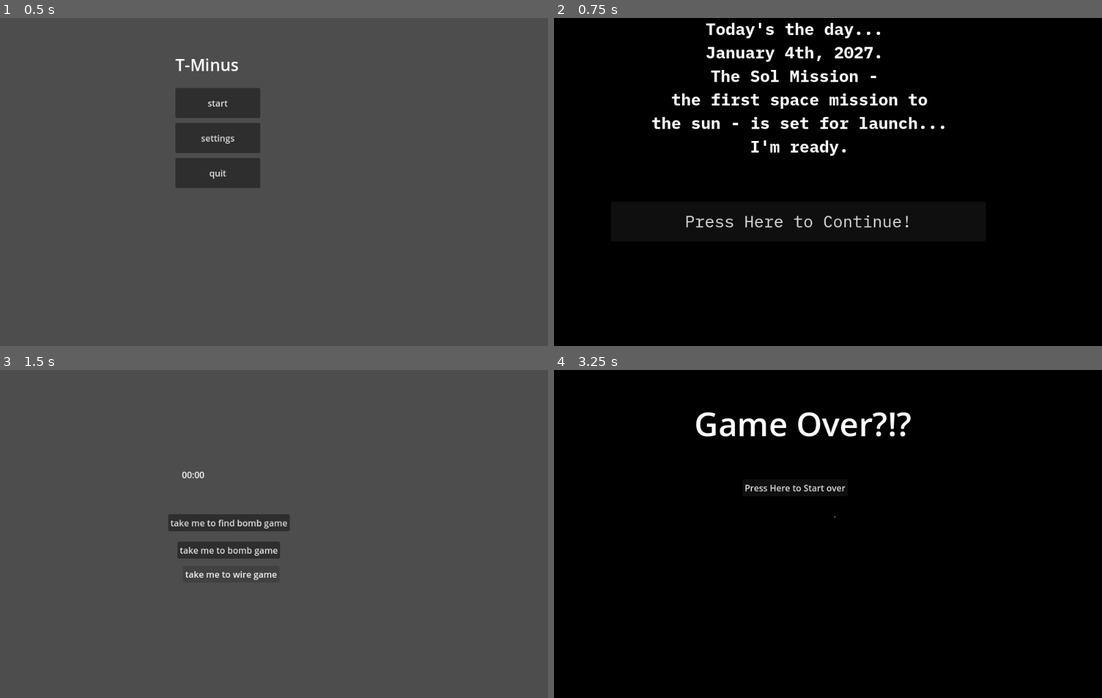
Above: before the commit, frames 1-4 (two rows, left to right).
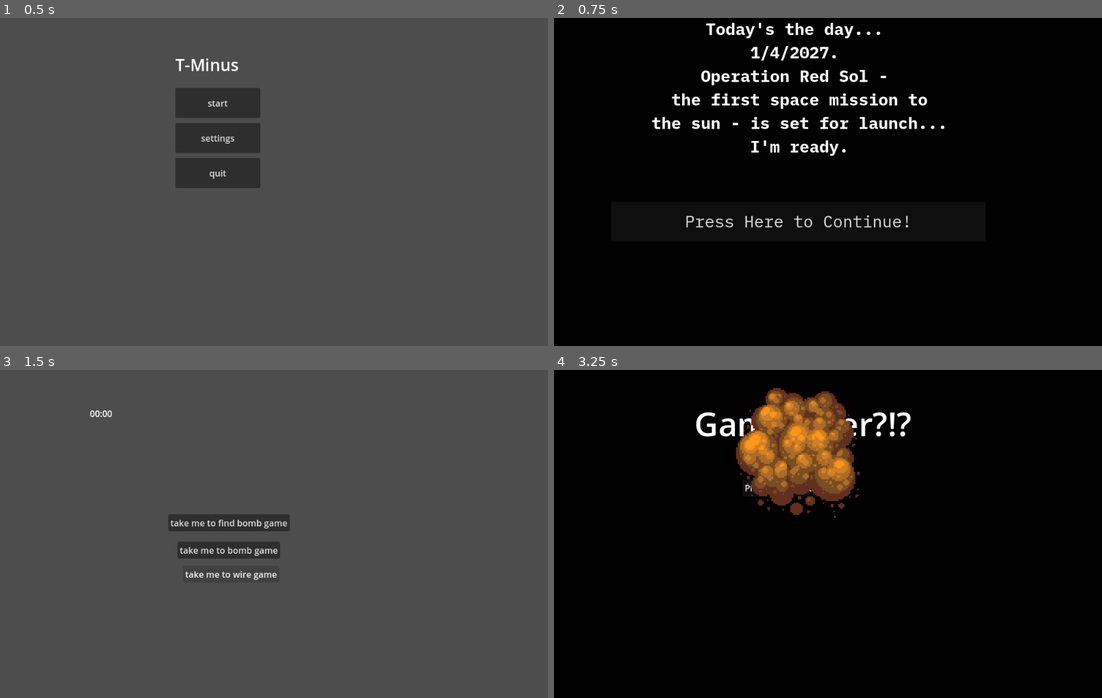
Above: after the commit, the same moments.

Repository: TheMillsheistyoftheEast/T-Minus
Game: Godot game, scene res://scenes/menu.tscn
The game is run twice, just before and just after one commit, with the same random seed, the same clock (stepped at 60 frames per second) and the same inputs.
Inputs:
- Up to frame 1 (0.5 s): no input
- Up to frame 2 (0.75 s): click "start" at 0.5 s
- Up to frame 3 (1.5 s): click "Press Here to Continue!" at 1.25 s
- Up to frame 4 (3.25 s): click "take me to wire game" at 2 s; click "YELLOW WIRE" at 2.75 s

Frame 1 is identical in both runs. In frame 2, 1.3% of the frame differs, in the area x 26-61%, y 8-21%; in frame 3, 0.1%; in frame 4, 6.1%, in the area x 33-56%, y 5-45%.

Commit message:
basically finished the game

Diff:
--- /dev/null
+++ b/scenes/big_explosion.tscn
@@ -0,0 +1,100 @@
+[gd_scene load_steps=15 format=3 uid="uid://d0ugm705a7xhf"]
+
+[ext_resource type="Texture2D" uid="uid://dmj1vtd04vyf3" path="res://Assets/Explosion.png" id="1_2djdd"]
+
+[sub_resource type="AtlasTexture" id="AtlasTexture_7req4"]
+atlas = ExtResource("1_2djdd")
+region = Rect2(0, 0, 96, 96)
+
+[sub_resource type="AtlasTexture" id="AtlasTexture_5lml6"]
+atlas = ExtResource("1_2djdd")
+region = Rect2(96, 0, 96, 96)
+
+[sub_resource type="AtlasTexture" id="AtlasTexture_t64bh"]
+atlas = ExtResource("1_2djdd")
+region = Rect2(192, 0, 96, 96)
+
+[sub_resource type="AtlasTexture" id="AtlasTexture_mm5fs"]
+atlas = ExtResource("1_2djdd")
+region = Rect2(288, 0, 96, 96)
+
+[sub_resource type="AtlasTexture" id="AtlasTexture_108kh"]
+atlas = ExtResource("1_2djdd")
+region = Rect2(384, 0, 96, 96)
+
+[sub_resource type="AtlasTexture" id="AtlasTexture_w72xf"]
+atlas = ExtResource("1_2djdd")
+region = Rect2(480, 0, 96, 96)
+
+[sub_resource type="AtlasTexture" id="AtlasTexture_d38tr"]
+atlas = ExtResource("1_2djdd")
+region = Rect2(576, 0, 96, 96)
+
+[sub_resource type="AtlasTexture" id="AtlasTexture_t2gil"]
+atlas = ExtResource("1_2djdd")
+region = Rect2(672, 0, 96, 96)
+
+[sub_resource type="AtlasTexture" id="AtlasTexture_a5l2y"]
+atlas = ExtResource("1_2djdd")
+region = Rect2(768, 0, 96, 96)
+
+[sub_resource type="AtlasTexture" id="AtlasTexture_5vv7i"]
+atlas = ExtResource("1_2djdd")
+region = Rect2(864, 0, 96, 96)
+
+[sub_resource type="AtlasTexture" id="AtlasTexture_a42ll"]
+atlas = ExtResource("1_2djdd")
+region = Rect2(960, 0, 96, 96)
+
+[sub_resource type="AtlasTexture" id="AtlasTexture_dbags"]
+atlas = ExtResource("1_2djdd")
+region = Rect2(1056, 0, 96, 96)
+
+[sub_resource type="SpriteFrames" id="SpriteFrames_vn2yi"]
+animations = [{
+"frames": [{
+"duration": 1.0,
+"texture": SubResource("AtlasTexture_7req4")
+}, {
+"duration": 1.0,
+"texture": SubResource("AtlasTexture_5lml6")
+}, {
+"duration": 1.0,
+"texture": SubResource("AtlasTexture_t64bh")
+}, {
+"duration": 1.0,
+"texture": SubResource("AtlasTexture_mm5fs")
+}, {
+"duration": 1.0,
+"texture": SubResource("AtlasTexture_108kh")
+}, {
+"duration": 1.0,
+"texture": SubResource("AtlasTexture_w72xf")
+}, {
+"duration": 1.0,
+"texture": SubResource("AtlasTexture_d38tr")
+}, {
+"duration": 1.0,
+"texture": SubResource("AtlasTexture_t2gil")
+}, {
+"duration": 1.0,
+"texture": SubResource("AtlasTexture_a5l2y")
+}, {
+"duration": 1.0,
+"texture": SubResource("AtlasTexture_5vv7i")
+}, {
+"duration": 1.0,
+"texture": SubResource("AtlasTexture_a42ll")
+}, {
+"duration": 1.0,
+"texture": SubResource("AtlasTexture_dbags")
+}],
+"loop": false,
+"name": &"default",
+"speed": 12.0
+}]
+
+[node name="big explosion" type="AnimatedSprite2D"]
+sprite_frames = SubResource("SpriteFrames_vn2yi")
+frame = 11
+frame_progress = 1.0
--- a/scenes/bomb_game.tscn
+++ b/scenes/bomb_game.tscn
@@ -7,20 +7,10 @@
 [sub_resource type="GDScript" id="GDScript_huhyi"]
 script/source = "extends Node2D
 
-enum STATE {
-	COMPLETE,
-	INCOMPLETE
-}
-var state = STATE.INCOMPLETE
+signal gotRightPasswordBombGame
 
-# Called when the node enters the scene tree for the first time.
-func _ready() -> void:
-	pass # Replace with function body.
-
-
-# Called every frame. 'delta' is the elapsed time since the previous frame.
-func _process(_delta: float) -> void:
-	pass
+func _on_keypad_got_right_password_keypad() -> void:
+	gotRightPasswordBombGame.emit()
 "
 
 [node name="BombGame" type="Node2D"]
@@ -37,3 +27,5 @@
 
 [node name="keypad" parent="." instance=ExtResource("3_huhyi")]
 position = Vector2(310, 59)
+
+[connection signal="gotRightPasswordKeypad" from="keypad" to="." method="_on_keypad_got_right_password_keypad"]
--- a/scenes/character.tscn
+++ b/scenes/character.tscn
@@ -6,6 +6,10 @@
 [sub_resource type="CapsuleShape2D" id="CapsuleShape2D_lrhn5"]
 radius = 26.0
 height = 63.0
+
+[sub_resource type="AtlasTexture" id="AtlasTexture_rkhd4"]
+atlas = ExtResource("2_rkhd4")
+region = Rect2(0, 0, 18, 18)
 
 [sub_resource type="AtlasTexture" id="AtlasTexture_my7n2"]
 atlas = ExtResource("2_rkhd4")
@@ -73,6 +77,14 @@
 
 [sub_resource type="SpriteFrames" id="SpriteFrames_u0pwc"]
 animations = [{
+"frames": [{
+"duration": 1.0,
+"texture": SubResource("AtlasTexture_rkhd4")
+}],
+"loop": true,
+"name": &"default",
+"speed": 5.0
+}, {
 "frames": [{
 "duration": 1.0,
 "texture": SubResource("AtlasTexture_my7n2")
@@ -146,11 +158,11 @@
 script = ExtResource("1_rkhd4")
 
 [node name="CollisionShape2D" type="CollisionShape2D" parent="."]
-position = Vector2(-1, -34)
+position = Vector2(-1, -64)
+scale = Vector2(1.5, 1.5)
 shape = SubResource("CapsuleShape2D_lrhn5")
 
 [node name="AnimatedSprite2D" type="AnimatedSprite2D" parent="."]
-position = Vector2(0, -35)
-scale = Vector2(4, 4)
+position = Vector2(0, -65)
+scale = Vector2(6, 6)
 sprite_frames = SubResource("SpriteFrames_u0pwc")
-animation = &"walkdown"
--- a/scenes/cut_the_wires_game.tscn
+++ b/scenes/cut_the_wires_game.tscn
@@ -100,6 +100,14 @@
 offset_right = 40.0
 offset_bottom = 23.0
 
+[node name="messages" type="Label" parent="."]
+offset_left = 155.0
+offset_top = 70.0
+offset_right = 795.0
+offset_bottom = 93.0
+text = "I have to cut the right wire to defuse the bomb!"
+horizontal_alignment = 1
+
 [connection signal="pressed" from="red wire" to="." method="_on_red_wire_pressed"]
 [connection signal="pressed" from="yellow wire" to="." method="_on_yellow_wire_pressed"]
 [connection signal="pressed" from="blue wire" to="." method="_on_blue_wire_pressed"]
--- a/scenes/find_bomb_game.tscn
+++ b/scenes/find_bomb_game.tscn
@@ -1,6 +1,7 @@
-[gd_scene load_steps=15 format=3 uid="uid://cm4j538svw1ii"]
+[gd_scene load_steps=16 format=3 uid="uid://cm4j538svw1ii"]
 
 [ext_resource type="PackedScene" uid="uid://b64qwuek2uxlt" path="res://scenes/character.tscn" id="1_gwuab"]
+[ext_resource type="Script" uid="uid://cihkc3qlu53bw" path="res://scripts/find_bomb_game.gd" id="1_uv63m"]
 [ext_resource type="Texture2D" uid="uid://7yr4jq2sns1f" path="res://Assets/CockpitFloor.png" id="2_ijl5l"]
 [ext_resource type="Texture2D" uid="uid://b772mhiq1j3bn" path="res://Assets/Bomb_Overworld.png" id="2_vu7lq"]
 [ext_resource type="Texture2D" uid="uid://b0fm8g4klhhbm" path="res://Assets/CockpitWall.png" id="3_8maam"]
@@ -8,12 +9,8 @@
 
 [sub_resource type="PlaceholderTexture2D" id="PlaceholderTexture2D_gwuab"]
 
-[sub_resource type="GDScript" id="GDScript_gwuab"]
-script/source = "extends Button
-
-func _on_pressed() -> void:
-	get_tree().change_scene_to_file(\"res://scenes/bomb_game.tscn\")
-"
+[sub_resource type="CircleShape2D" id="CircleShape2D_uv63m"]
+radius = 8.40238
 
 [sub_resource type="RectangleShape2D" id="RectangleShape2D_gwuab"]
 size = Vector2(246, 500)
@@ -39,42 +36,46 @@
 size = Vector2(813, 185)
 
 [node name="Find Bomb Game" type="Node2D"]
-position = Vector2(8, 76)
-scale = Vector2(0.99727, 1.04162)
+script = ExtResource("1_uv63m")
 
-[node name="Button" type="Button" parent="."]
-offset_left = 317.0
-offset_top = -29.0
-offset_right = 401.0
-offset_bottom = 56.0
+[node name="Bomb Button" type="Button" parent="."]
+offset_left = 331.187
+offset_top = 83.9374
+offset_right = 415.187
+offset_bottom = 168.937
 icon = SubResource("PlaceholderTexture2D_gwuab")
-script = SubResource("GDScript_gwuab")
 metadata/_edit_use_anchors_ = true
 
 [node name="CockpitFloor" type="Sprite2D" parent="."]
-position = Vector2(459, 230)
+position = Vector2(473.187, 342.937)
 scale = Vector2(9.59149, 6.29243)
 texture = ExtResource("2_ijl5l")
 
 [node name="BombOverworld" type="Sprite2D" parent="."]
-position = Vector2(359.983, 10.5605)
+position = Vector2(374.17, 123.498)
 scale = Vector2(5, 5)
 texture = ExtResource("2_vu7lq")
 
+[node name="Bomb Collider" type="CollisionShape2D" parent="."]
+position = Vector2(373, 129)
+scale = Vector2(5, 5)
+shape = SubResource("CircleShape2D_uv63m")
+
 [node name="CockpitControls" type="Sprite2D" parent="."]
-position = Vector2(656.793, 216.49)
+position = Vector2(670.98, 329.427)
 scale = Vector2(5.41685, 5.06446)
 texture = ExtResource("4_2ukhv")
 
 [node name="character" parent="." instance=ExtResource("1_gwuab")]
-position = Vector2(586, 417)
+position = Vector2(600.187, 529.937)
 
 [node name="CockpitWall" type="Sprite2D" parent="."]
-position = Vector2(458, 231.5)
+position = Vector2(472.187, 344.437)
 scale = Vector2(9.53608, 6.06422)
 texture = ExtResource("3_8maam")
 
 [node name="Walls" type="StaticBody2D" parent="."]
+position = Vector2(14.1873, 112.937)
 
 [node name="CollisionShape2D" type="CollisionShape2D" parent="Walls"]
 position = Vector2(-124, 252)
@@ -91,6 +92,7 @@
 shape = SubResource("SegmentShape2D_8maam")
 
 [node name="Up and Down" type="StaticBody2D" parent="."]
+position = Vector2(14.1873, 112.937)
 
 [node name="CollisionShape2D" type="CollisionShape2D" parent="Up and Down"]
 position = Vector2(90.25, 37.5)
@@ -108,4 +110,4 @@
 position = Vector2(667.5, 652)
 shape = SubResource("RectangleShape2D_2ukhv")
 
-[connection signal="pressed" from="Button" to="Button" method="_on_pressed"]
+[connection signal="pressed" from="Bomb Button" to="." method="_on_bomb_button_pressed"]
--- a/scenes/game_over.tscn
+++ b/scenes/game_over.tscn
@@ -1,6 +1,7 @@
-[gd_scene load_steps=3 format=3 uid="uid://b5ymkhdrgl282"]
+[gd_scene load_steps=4 format=3 uid="uid://b5ymkhdrgl282"]
 
 [ext_resource type="Texture2D" uid="uid://dtbayhng3qct4" path="res://Assets/black background.png" id="1_xeevv"]
+[ext_resource type="PackedScene" uid="uid://d0ugm705a7xhf" path="res://scenes/big_explosion.tscn" id="2_wqhvx"]
 
 [sub_resource type="GDScript" id="GDScript_wqhvx"]
 script/source = "extends Node2D
@@ -43,4 +44,9 @@
 theme_override_font_sizes/font_size = 60
 text = "Game Over?!?"
 
+[node name="big explosion" parent="." instance=ExtResource("2_wqhvx")]
+position = Vector2(448, 152)
+scale = Vector2(2.83333, 2.83333)
+autoplay = "default"
+
 [connection signal="pressed" from="Button" to="." method="_on_button_pressed"]
--- a/scenes/intro.tscn
+++ b/scenes/intro.tscn
@@ -20,8 +20,8 @@
 theme_override_fonts/font = ExtResource("2_4bx60")
 theme_override_font_sizes/font_size = 30
 text = "Today's the day...
-January 4th, 2027.
-The Sol Mission -
+1/4/2027.
+Operation Red Sol -
 the first space mission to
  the sun - is set for launch...
 I'm ready."
--- a/scenes/keypad.tscn
+++ b/scenes/keypad.tscn
@@ -274,10 +274,10 @@
 theme_override_styles/normal = SubResource("StyleBoxEmpty_al87v")
 
 [node name="password field" type="Label" parent="."]
-offset_left = 135.0
-offset_top = 77.0
-offset_right = 223.0
-offset_bottom = 100.0
+offset_left = 136.0
+offset_top = 88.0
+offset_right = 224.0
+offset_bottom = 111.0
 text = "PASSWORD"
 
 [connection signal="pressed" from="keys/key manager/key 1" to="." method="_on_key_1_pressed"]
--- a/scenes/main.tscn
+++ b/scenes/main.tscn
@@ -44,13 +44,30 @@
 [node name="Camera2D" type="Camera2D" parent="."]
 position = Vector2(448, 256)
 
-[node name="time label" type="Label" parent="Camera2D"]
-offset_left = -168.0
-offset_top = -120.0
-offset_right = -127.0
-offset_bottom = -97.0
+[node name="time label" type="Label" parent="."]
+offset_left = 2648.0
+offset_top = 184.0
+offset_right = 2689.0
+offset_bottom = 207.0
 text = "00:00"
 
+[node name="time label2" type="Label" parent="."]
+offset_left = 112.0
+offset_top = 16.0
+offset_right = 153.0
+offset_bottom = 39.0
+text = "00:00"
+
+[node name="time label3" type="Label" parent="."]
+offset_left = 2616.0
+offset_top = 1024.0
+offset_right = 2657.0
+offset_bottom = 1047.0
+text = "00:00"
+
+[connection signal="pressedGoToBomb" from="Find Bomb Game" to="." method="_on_find_bomb_game_pressed_go_to_bomb"]
+[connection signal="blueWireCut" from="CutTheWiresGame" to="." method="_on_cut_the_wires_game_blue_wire_cut"]
+[connection signal="gotRightPasswordBombGame" from="BombGame" to="." method="_on_bomb_game_got_right_password_bomb_game"]
 [connection signal="pressed" from="go bomb" to="." method="_on_go_bomb_pressed"]
 [connection signal="pressed" from="go find" to="." method="_on_go_find_pressed"]
 [connection signal="pressed" from="go wire" to="." method="_on_go_wire_pressed"]
--- a/scripts/character.gd
+++ b/scripts/character.gd
@@ -1,7 +1,8 @@
 extends CharacterBody2D
 
 
-const SPEED = 300.0
+const SPEED = 200.0
+@onready var animatedSprite2d: AnimatedSprite2D = $AnimatedSprite2D
 
 
 func _physics_process(_delta: float) -> void:
@@ -12,6 +13,24 @@
 	# As good practice, you should replace UI actions with custom gameplay actions.
 	var direction := Input.get_axis("ui_left", "ui_right")
 	var directiony := Input.get_axis("ui_up","ui_down")
+
+	# animation code
+	if direction:
+		if direction < 0:
+			animatedSprite2d.play("walkLeft")
+		else:
+			animatedSprite2d.play("walkright")
+	else:
+		if directiony:
+			if directiony < 0:
+				animatedSprite2d.play("walkUp")
+			else:
+				animatedSprite2d.play("walkdown")
+		else:
+			animatedSprite2d.play("default")
+
+
+	# movement code
 	if direction:
 		velocity.x = direction * SPEED
 	else:
--- a/scripts/cut_the_wires_game.gd
+++ b/scripts/cut_the_wires_game.gd
@@ -15,6 +15,7 @@
 @onready var green_post_cut: Sprite2D = $"green wire/post cut"
 #@onready var timer: Timer = $"Timer"
 @onready var timeLabel: Label = $"time label"
+@onready var messages: Label = $messages
 
 signal blueWireCut
 signal redWireCut
@@ -58,6 +59,7 @@
 	blue_pre_cut.hide()
 	blue_post_cut.show()
 	blueWireCut.emit()
+	messages.text = "Uh oh, wrong wire! There's less time left now! I better hurry."
 
 func _on_green_wire_pressed() -> void:
 	green_pre_cut.hide()
--- /dev/null
+++ b/scripts/find_bomb_game.gd
@@ -0,0 +1,8 @@
+extends Node2D
+
+signal pressedGoToBomb
+
+
+
+func _on_bomb_button_pressed() -> void:
+	pressedGoToBomb.emit()
--- a/scripts/keypad.gd
+++ b/scripts/keypad.gd
@@ -9,7 +9,7 @@
 @onready var wrongSound: AudioStreamPlayer2D = $"wrong sound"
 @onready var keyPressed: AudioStreamPlayer2D = $"key pressed"
 
-
+signal gotRightPasswordKeypad
 
 # Called when the node enters the scene tree for the first time.
 func _ready() -> void:
@@ -91,7 +91,7 @@
 func _on_key_enter_pressed() -> void:
 	if attempt == correctPassword:
 		correctSound.play()
-		get_tree().change_scene_to_file("res://scenes/cut_the_wires_game.tscn")
+		gotRightPasswordKeypad.emit()
 	else:
 		attempt = ""
 		wrongSound.play()
--- a/scripts/main.gd
+++ b/scripts/main.gd
@@ -2,7 +2,10 @@
 
 
 @onready var timer: Timer = $Timer
-@onready var timeLabel: Label = $"Camera2D/time label"
+@onready var timeLabel: Label = $"time label"
+@onready var timeLabel_2: Label = $"time label2"
+@onready var timeLabel_3: Label = $"time label3"
+
 #@onready var cut_the_wires_game: Node2D = $CutTheWiresGame
 @onready var camera2d: Camera2D = $Camera2D
 
@@ -70,6 +73,8 @@
 # Called every frame. 'delta' is the elapsed time since the previous frame.
 func _process(_delta: float) -> void:
 	timeLabel.text = str(_format_seconds(timer.time_left))
+	timeLabel_2.text = str(_format_seconds(timer.time_left))
+	timeLabel_3.text = str(_format_seconds(timer.time_left))
 
 
 
@@ -101,5 +106,24 @@
 	inWireGame = true
 	inBombFind = false
 	inBombGame = false
-	timeLabel.position.x = 2800.0
-	timeLabel.position.y = 256.0
+
+
+func _on_find_bomb_game_pressed_go_to_bomb() -> void:
+	camera2d.position.x = 2744.0
+	camera2d.position.y = 1136.0
+	inBombGame = true
+	inBombFind = false
+	inWireGame = false
+	startBomb()
+
+
+func _on_bomb_game_got_right_password_bomb_game() -> void:
+	camera2d.position.x = 2704.0
+	camera2d.position.y = 256.0
+	inWireGame = true
+	inBombFind = false
+	inBombGame = false
+
+
+func _on_cut_the_wires_game_blue_wire_cut() -> void:
+	timer.start(timer.time_left - 120.0)
Binary file added: Assets/Explosion.png
Not shown, added: Assets/Explosion.png.import
Not shown: 1 places in scenes/character.tscn that only renumber resources
Not shown, added: scripts/find_bomb_game.gd.uid
